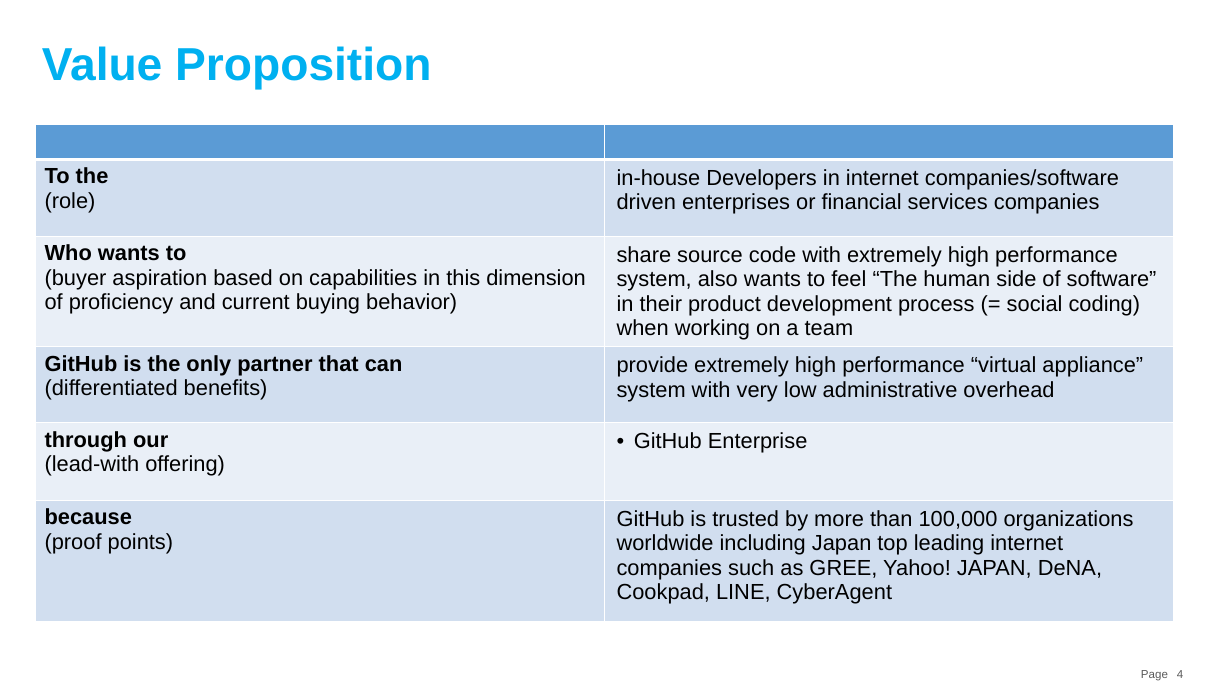
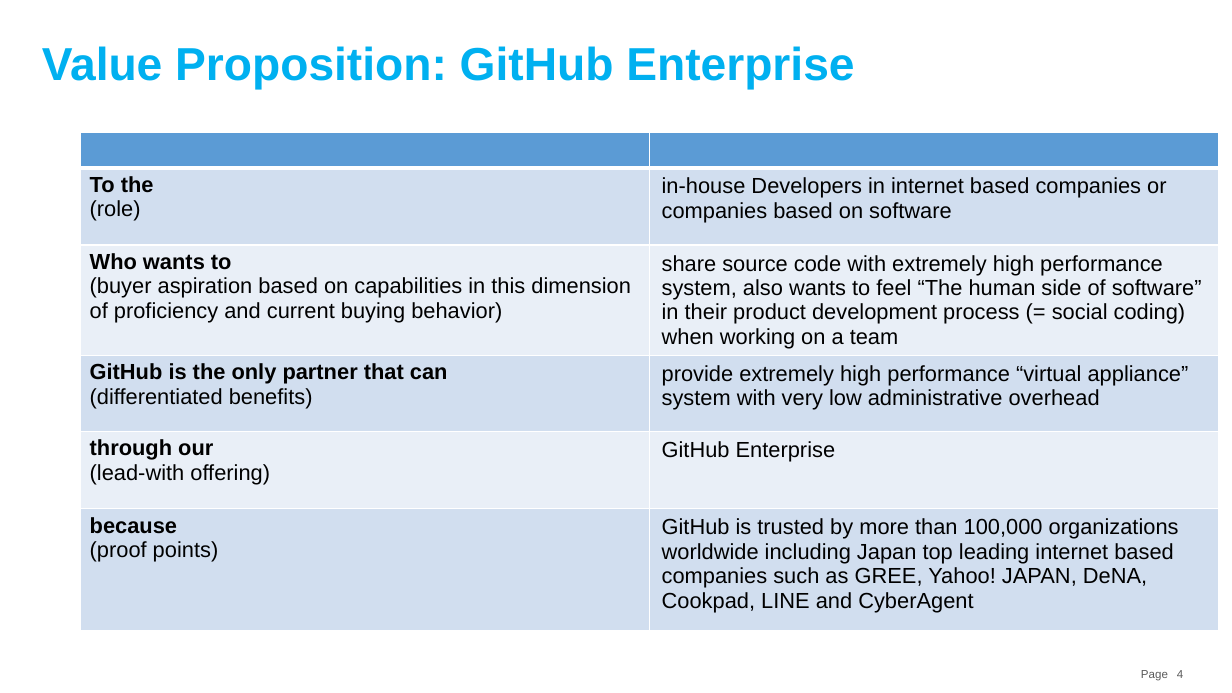
Before and after one commit to souebina/GitHub-Japan-Marketing-Plan, a slide deck: slide 4 of GitHub Japan Marketing Strategy.pptx. Drawn at 1232x693 pixels with LibreOffice and Linux fonts; fonts in the diff are those of the drawing. Boxes give left, top, right and bottom in pixels: in the first picture for what was removed or moved away, otherwise in the second. Text is boxed around its words. In the diff, an @@ line names an element or a change of style, - is before the commit and + after.

```diff
--- a/GitHub Japan Marketing Strategy.pptx
+++ b/GitHub Japan Marketing Strategy.pptx
@@ title at (x1=42, y1=46, x2=854, y2=89): text changed @@
-Value Proposition
+Value Proposition: GitHub Enterprise
@@ table at (x1=80, y1=133, x2=1219, y2=640) @@
-row 2, column 2: in-house Developers in internet companies/software driven enterprises or financial services companies
+row 2, column 2: in-house Developers in internet based companies or companies based on software
-row 6, column 2: GitHub is trusted by more than 100,000 organizations worldwide including Japan top leading internet companies such as GREE, Yahoo! JAPAN, DeNA, Cookpad, LINE, CyberAgent
+row 6, column 2: GitHub is trusted by more than 100,000 organizations worldwide including Japan top leading internet based companies such as GREE, Yahoo! JAPAN, DeNA, Cookpad, LINE and CyberAgent
@@ bullet • to none @@
@@ table moved from (x1=35, y1=124, x2=1174, y2=630) to (x1=80, y1=133, x2=1219, y2=640) @@
```
Also in this commit, not shown: 6 other slides changed.
